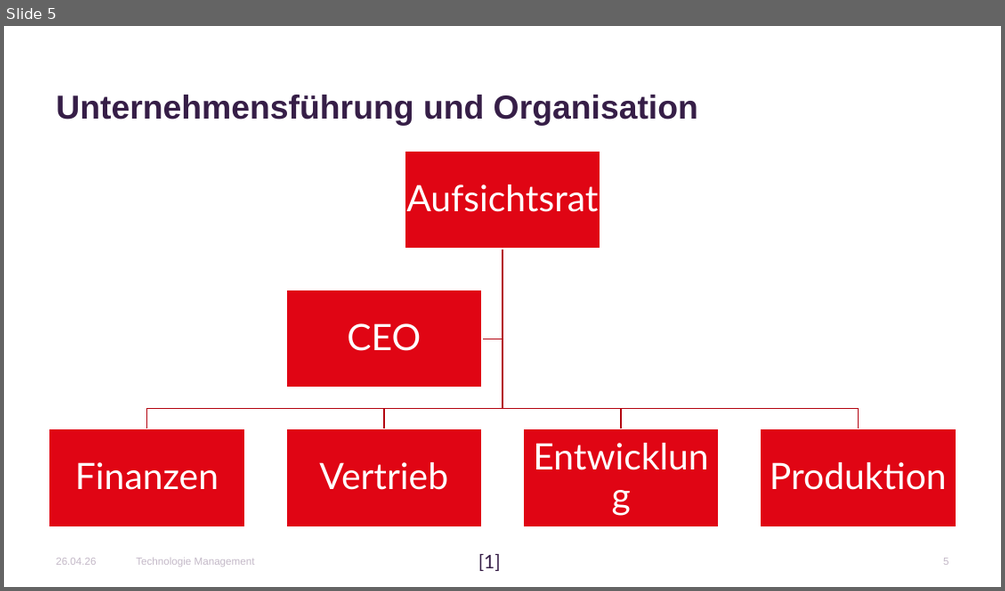
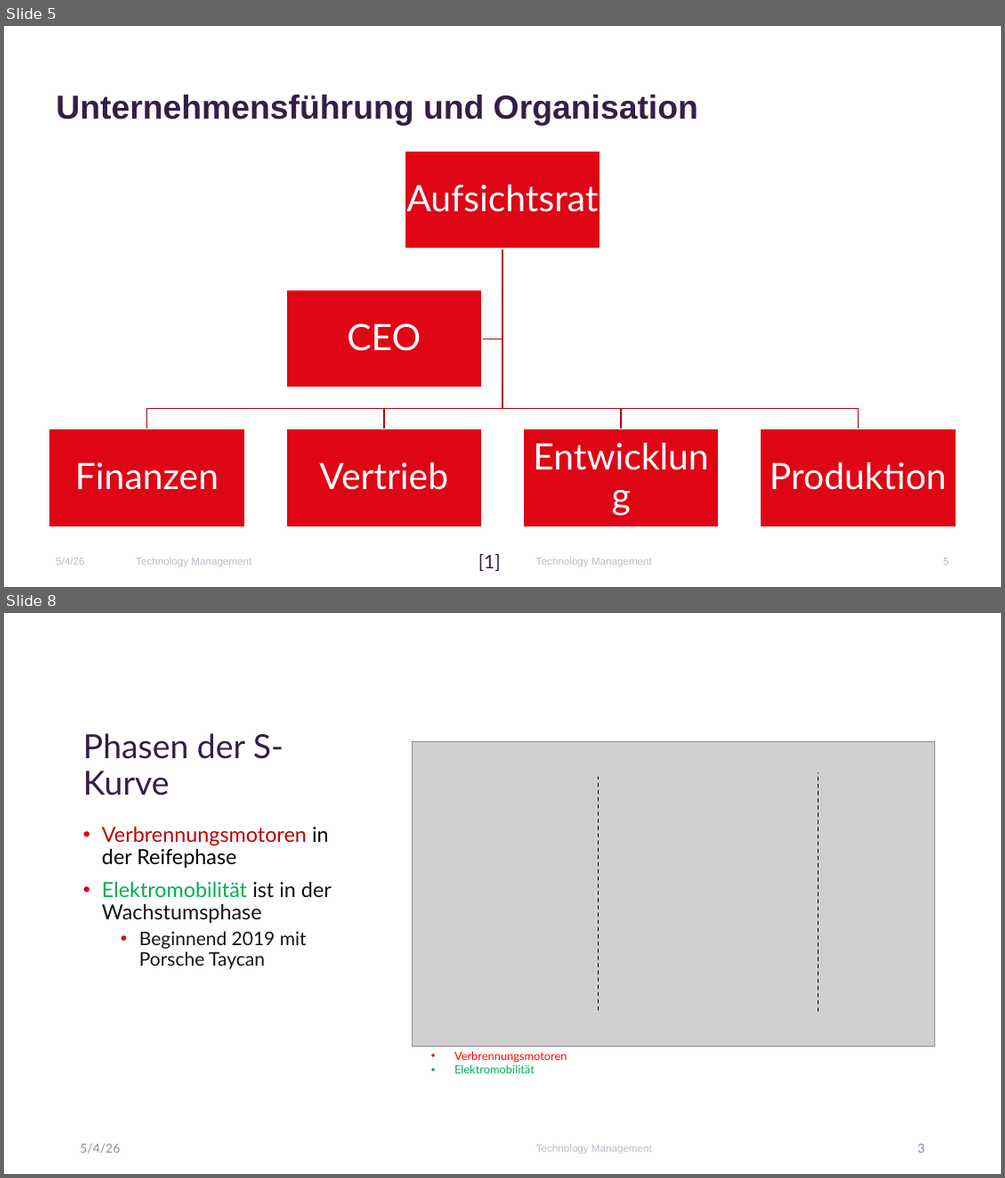
Before and after one commit to Erickk0/Master, a slide deck: 1. Semester/Technology Management/Praktikum/PorscheTechManagement1.pptx. Shown one above the other, each under a label of ours: slide 5 before the commit, slides 5 and 8 after it; the slides between them are not shown. The pictures are 1005x591 and 1005x1178 pixels, drawn with LibreOffice and Linux fonts; fonts in the diff are those of the drawing; grey boxes stand for pictures; background and template pictures are left out. Boxes give left, top, right and bottom in pixels: in the first picture for what was removed or moved away, otherwise in the second. Text is boxed around its words. In the diff, an @@ line names an element or a change of style, - is before the commit and + after.

```diff
--- a/1. Semester/Technology Management/Praktikum/PorscheTechManagement1.pptx
+++ b/1. Semester/Technology Management/Praktikum/PorscheTechManagement1.pptx
@@ slide 8 added at (x1=4, y1=613, x2=1001, y2=1174), background #FFFFFF @@
@@ title added at (x1=83, y1=733, x2=283, y2=795), 32 pt, text #361E47 @@
+Phasen der S-Kurve
@@ picture added at (x1=412, y1=742, x2=934, y2=1046) @@
@@ line added from (599, 1010) to (599, 777), #000000 1 pt dashed @@
@@ line added from (818, 1011) to (818, 773), #000000 1 pt dashed @@
@@ text added at (x1=102, y1=826, x2=332, y2=969), 20 pt, text #161318 @@
+• Verbrennungsmotoren in der Reifephase
+• Elektromobilität ist in der Wachstumsphase
+  • Beginnend 2019 mit Porsche Taycan
@@ text added at (x1=454, y1=1051, x2=567, y2=1073), 11 pt, text #FF0000 @@
+• Verbrennungsmotoren
+• Elektromobilität
@@ text added at (x1=80, y1=1143, x2=120, y2=1153), 12 pt, text #918D95 @@
+5/4/26
@@ text added at (x1=536, y1=1144, x2=652, y2=1153), 10 pt, text #C4B9C8 @@
+Technology Management
@@ text added at (x1=917, y1=1143, x2=924, y2=1152), 12 pt, text #A06FC2 @@
+3
@@ slide 5 changed as well @@
@@ text at (x1=56, y1=557, x2=84, y2=564): text changed @@
-26.04.26
+5/4/26
@@ text at (x1=136, y1=557, x2=251, y2=566): text changed @@
-Technologie Management
+Technology Management
@@ text added at (x1=536, y1=557, x2=652, y2=566), 10 pt, text #C4B9C8 @@
+Technology Management
```
Also in this commit, not shown: 5 other slides changed, 4 other slides added, 3 other files.
